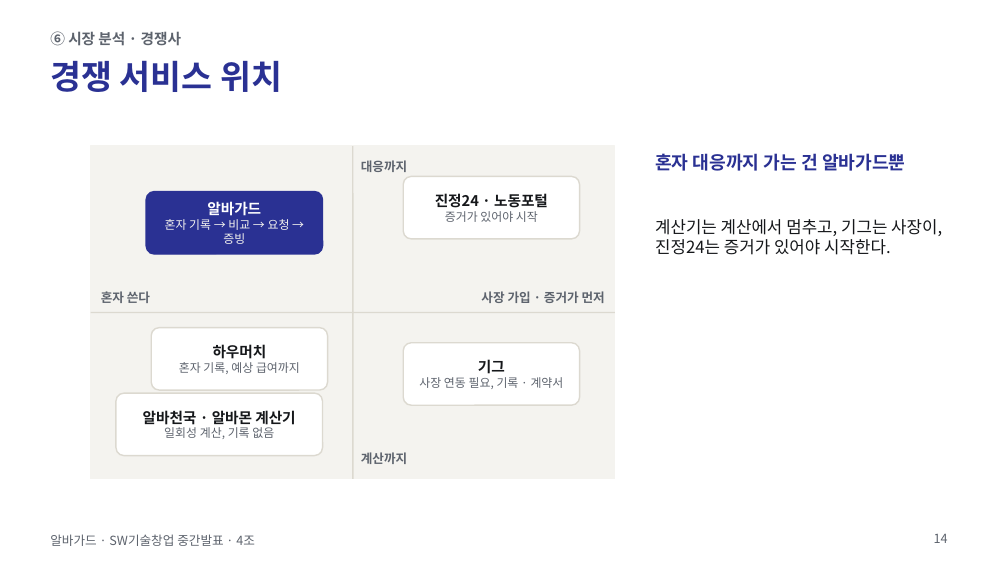
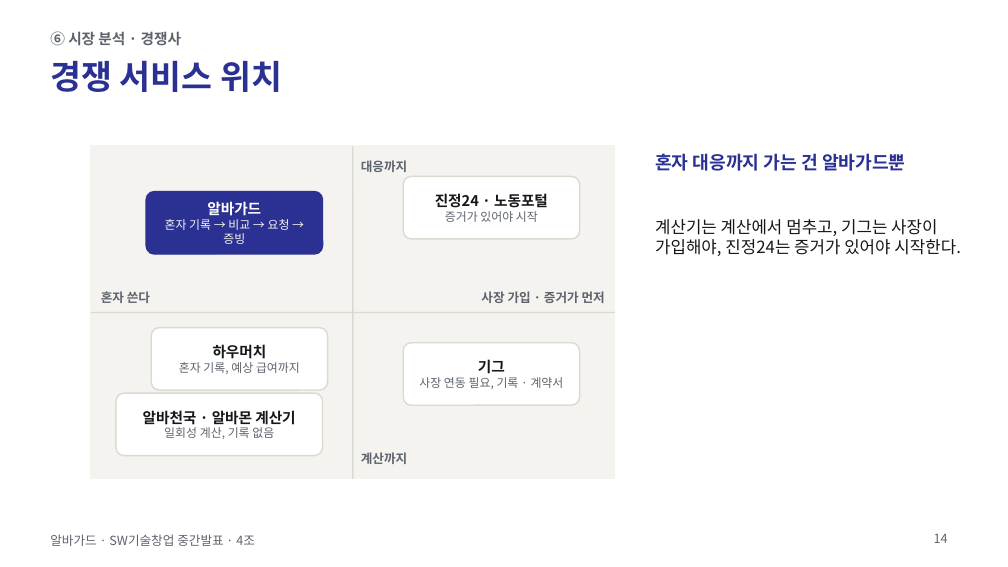
Before and after one commit to jihooni217/albaguard, a slide deck: slide 14 of docs/06_중간발표_PPT.pptx. Drawn at 1008x567 pixels with LibreOffice and Linux fonts; fonts in the diff are those of the drawing. Boxes give left, top, right and bottom in pixels: in the first picture for what was removed or moved away, otherwise in the second. Text is boxed around its words. In the diff, an @@ line names an element or a change of style, - is before the commit and + after.

```diff
--- a/docs/06_중간발표_PPT.pptx
+++ b/docs/06_중간발표_PPT.pptx
@@ text at (x1=655, y1=219, x2=961, y2=256): text changed @@
-계산기는 계산에서 멈추고, 기그는 사장이, 진정24는 증거가 있어야 시작한다.
+계산기는 계산에서 멈추고, 기그는 사장이 가입해야, 진정24는 증거가 있어야 시작한다.
```
Also in this commit, not shown: 8 other slides changed, 1 other file.
